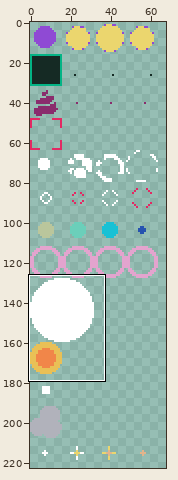
Sprite sheet -- src/resource/img/bulletPattern.png. Above, an overview of the earlier version with the close-up marked.
Close-up. Before the commit:
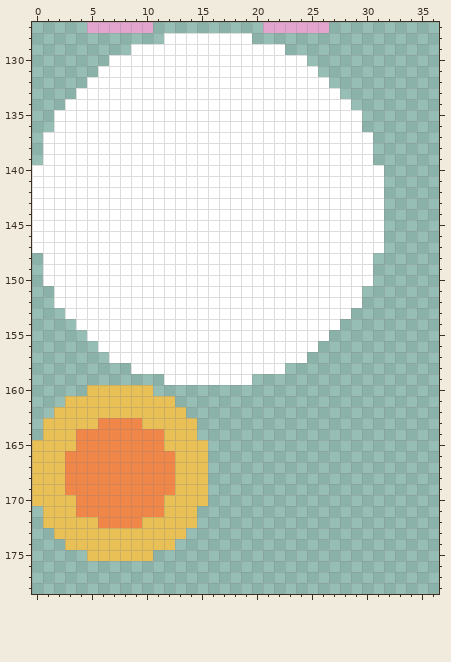
The file is 128x256 pixels. Shown: x 0..36, y 127..178. The wide view leaves out empty margins.
New version:
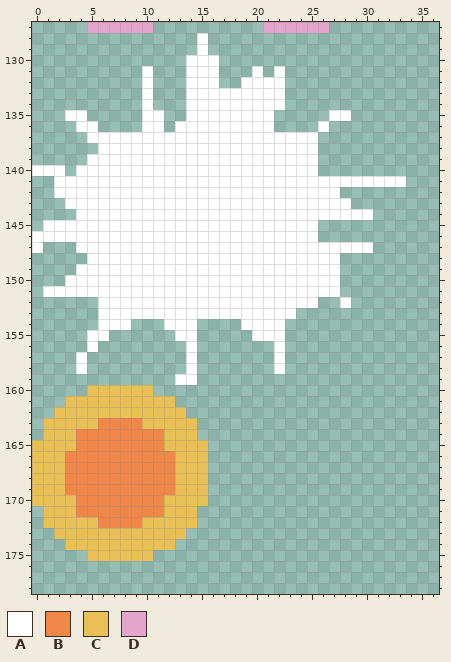
Palette (. is transparent): A #ffffff  B #f18649  C #e9c056  D #e3a4ce
Change:
y 128: x 12..14 AAA -> ...; x 16..19 AAAA -> ....
y 129: x 9..14 AAAAAA -> ......; x 16..22 AAAAAAA -> .......
y 130: x 7..13 AAAAAAA -> .......; x 17..24 AAAAAAAA -> ........
y 131: x 6..9 AAAA -> ....; x 11..13 AAA -> ...; x 17..19 AAA -> ...; x 21 A -> .; x 23..25 AAA -> ...
y 132: x 5..9 AAAAA -> .....; x 11..13 AAA -> ...; x 17..18 AA -> ..; x 23..26 AAAA -> ....
y 133: x 4..9 AAAAAA -> ......; x 11..13 AAA -> ...; x 23..27 AAAAA -> .....
y 134: x 3..9 AAAAAAA -> .......; x 11..13 AAA -> ...; x 23..28 AAAAAA -> ......
y 135: x 2 A -> .; x 5..9 AAAAA -> .....; x 12..13 AA -> ..; x 22..26 AAAAA -> .....; x 29 A -> .
y 136: x 2..3 AA -> ..; x 6..9 AAAA -> ....; x 12 A -> .; x 22..25 AAAA -> ....; x 27..29 AAA -> ...
y 137: x 1..4 AAAA -> ....; x 26..30 AAAAA -> .....
y 138: x 1..5 AAAAA -> .....; x 26..30 AAAAA -> .....
y 139: x 1..4 AAAA -> ....; x 26..30 AAAAA -> .....
y 140: x 3 A -> .; x 26..31 AAAAAA -> ......
y 141: x 0..1 AA -> ..; x 32..33 .. -> AA
y 142: x 0..1 AA -> ..; x 28..31 AAAA -> ....
y 143: x 0..2 AAA -> ...; x 29..31 AAA -> ...
y 144: x 0..3 AAAA -> ....; x 31 A -> .
y 145: x 0 A -> .; x 26..31 AAAAAA -> ......
y 146: x 26..31 AAAAAA -> ......
y 147: x 1..3 AAA -> ...; x 31 A -> .
y 148: x 1..4 AAAA -> ....; x 28..30 AAA -> ...
y 149: x 1..3 AAA -> ...; x 28..30 AAA -> ...
y 150: x 1..2 AA -> ..; x 28..30 AAA -> ...
y 151: x 1 . -> A; x 28..29 AA -> ..
y 152: x 2..5 AAAA -> ....; x 26..27 AA -> ..; x 29 A -> .
y 153: x 3..5 AAA -> ...; x 24..28 AAAAA -> .....
y 154: x 4..5 AA -> ..; x 9..11 AAA -> ...; x 15..18 AAAA -> ....; x 23..27 AAAAA -> .....
y 155: x 7..12 AAAAAA -> ......; x 15..19 AAAAA -> .....; x 23..26 AAAA -> ....
y 156: x 5..13 .AAAAAAAA -> A........; x 15..21 AAAAAAA -> .......; x 23..25 AAA -> ...
y 157: x 4 . -> A; x 7..13 AAAAAAA -> .......; x 15..21 AAAAAAA -> .......; x 23..24 AA -> ..
y 158: x 4 . -> A; x 9..13 AAAAA -> .....; x 15..21 AAAAAAA -> .......
y 159: x 12 A -> .; x 15..19 AAAAA -> .....
Changed places in both close-ups, as pixel boxes (x1, y1, x2, y2):
changed: (32, 33, 406, 385)
